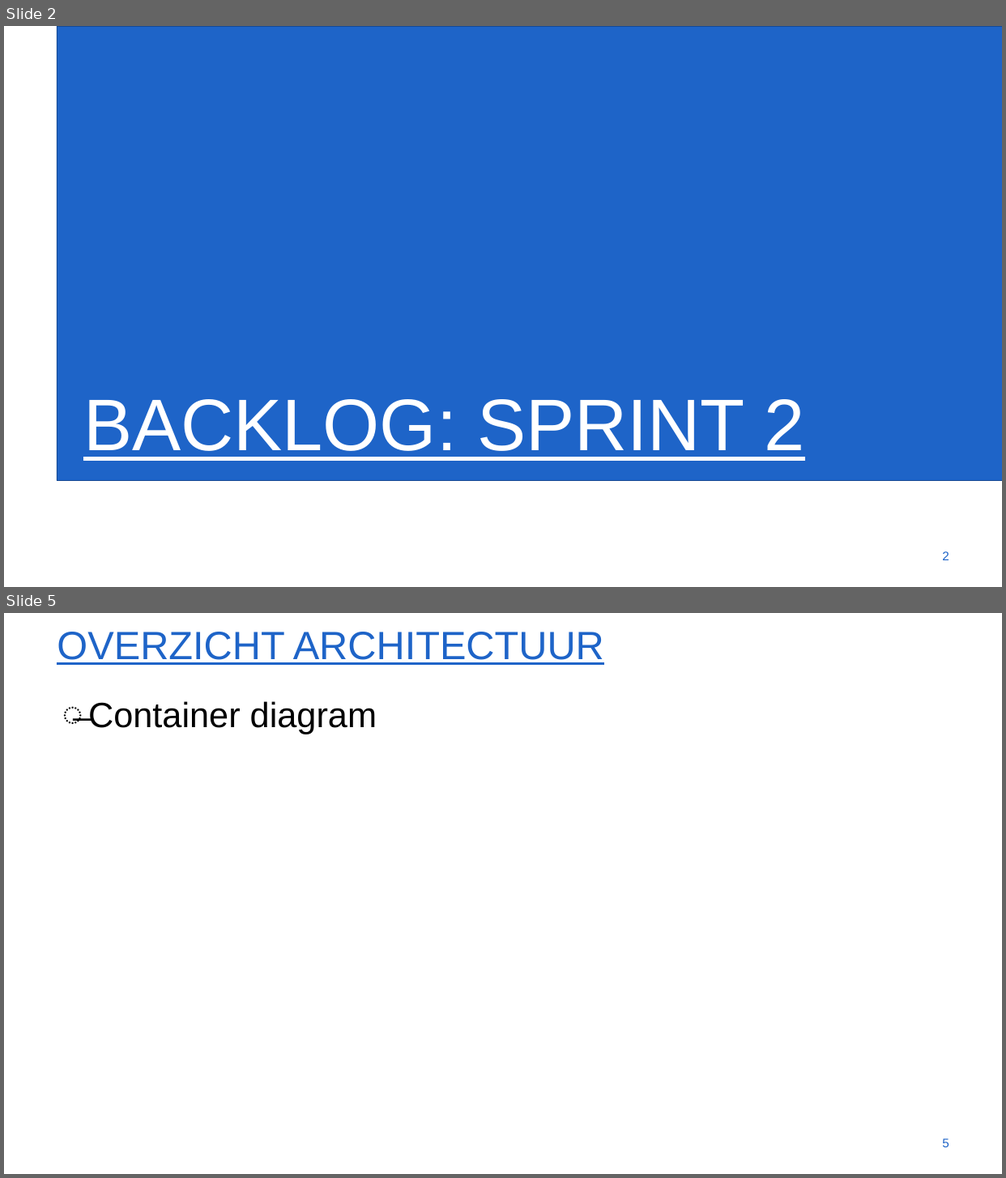
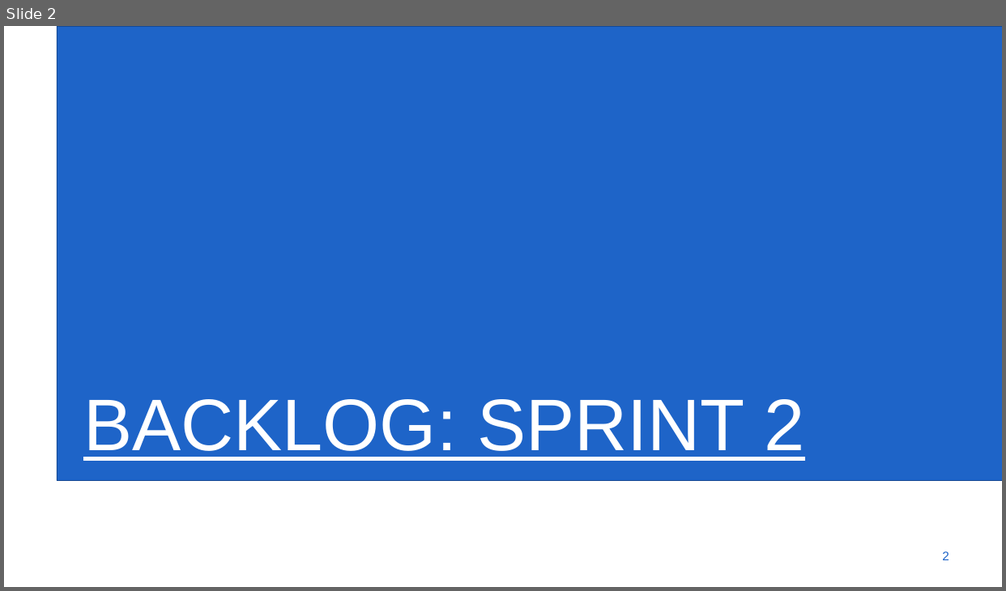
Before and after one commit to WouterStemgee/inventory-management-system-autonomous-drones, a slide deck: presentaties/PresentatieSprint2.pptx. Shown one above the other, each under a label of ours: slides 2 and 5 before the commit, slide 2 after it; the slides between them are not shown. The pictures are 1006x1178 and 1006x591 pixels, drawn with LibreOffice and Linux fonts; fonts in the diff are those of the drawing; background and template pictures are left out. Boxes give left, top, right and bottom in pixels: in the first picture for what was removed or moved away, otherwise in the second. Text is boxed around its words. In the diff, an @@ line names an element or a change of style, - is before the commit and + after.

```diff
--- a/presentaties/PresentatieSprint2.pptx
+++ b/presentaties/PresentatieSprint2.pptx
@@ slide 5 removed at [4,613,1002,1174], background #FFFFFF @@
@@ title removed at [57,632,604,665] @@
-OVERZICHT ARCHITECTUUR
@@ text removed at [88,701,377,735] @@
-̶ Container diagram
@@ page number removed at [942,1139,949,1148] @@
-5
```
Also in this commit, not shown: 6 slides changed, 5 slides added, 1 other slide removed, 2 other files.
